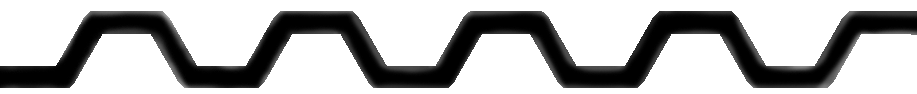
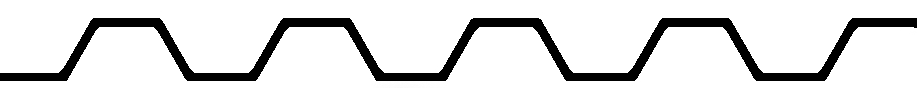
Layered file, before and after one edit (917px x 94px). Changes by layer:
painted on "Fond en dégradé 1" over [0, 11, 917, 88]
